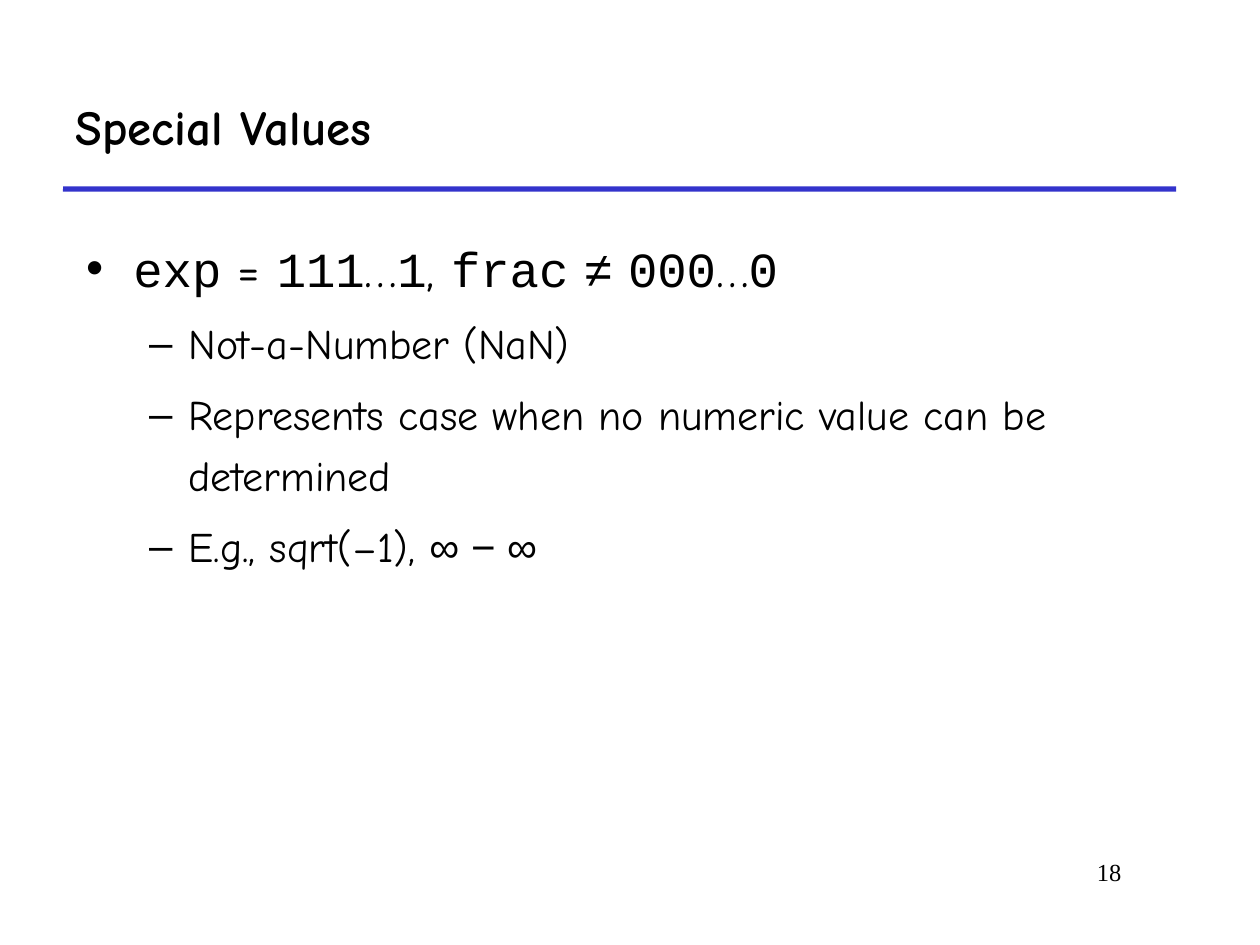
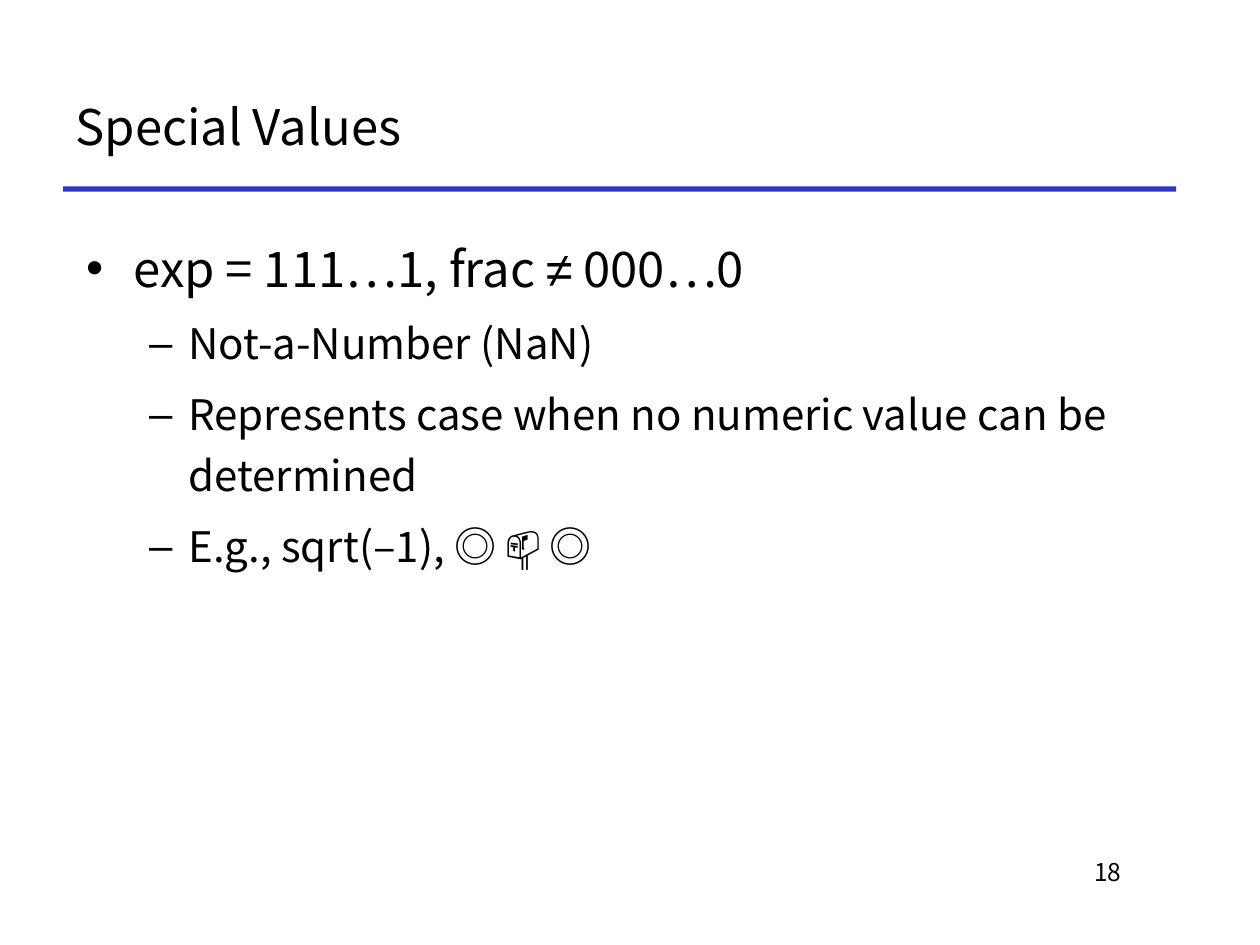
Before and after one commit to To-oTke/oh-my-ics, a slide deck: slide 18 of slides/1-14-float.ppt. Drawn at 1260x945 pixels with LibreOffice and Linux fonts; fonts in the diff are those of the drawing. Boxes give left, top, right and bottom in pixels: in the first picture for what was removed or moved away, otherwise in the second. Text is boxed around its words. In the diff, an @@ line names an element or a change of style, - is before the commit and + after.

```diff
--- a/slides/1-14-float.ppt
+++ b/slides/1-14-float.ppt
@@ title "Special Values" at box(76, 106, 401, 157): font Comic Neue to Noto Sans CJK KR, bold off @@
@@ text at box(133, 247, 1106, 492): font Courier New to Noto Sans CJK KR in "exp 111…1, frac 000…0"; font Comic Neue to Noto Sans CJK KR in "= 111…1, 000…0", "Not-a-Number (NaN)", "Represents case when no numeric value can ..." @@
@@ text at box(188, 527, 445, 573): text changed; font Comic Neue to Noto Sans CJK KR @@
-  – E.g., sqrt(–1), ∞ − ∞
+  – E.g., sqrt(–1), ◎ 📫 ◎
@@ page number at box(1094, 863, 1121, 882): font Times New Roman to Noto Sans CJK KR @@
```
Also in this commit, not shown: 45 other slides changed, 3 other files.
